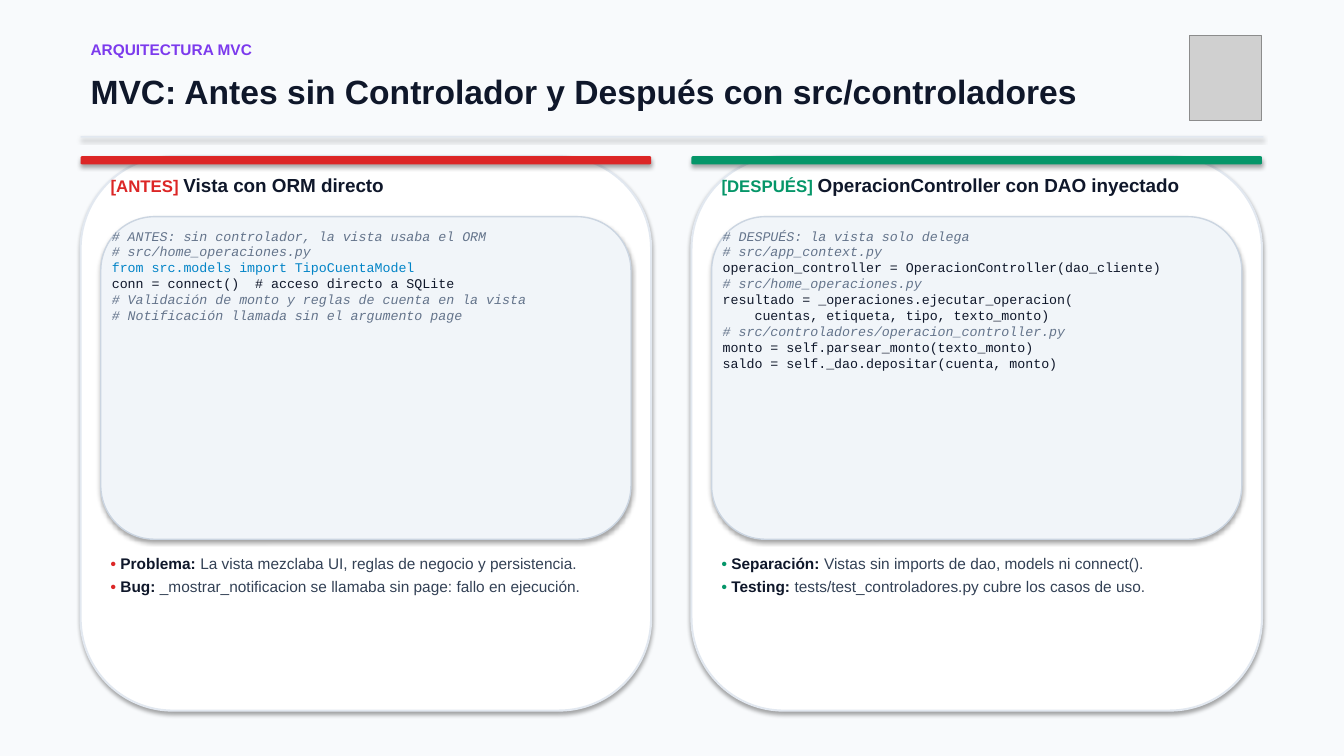
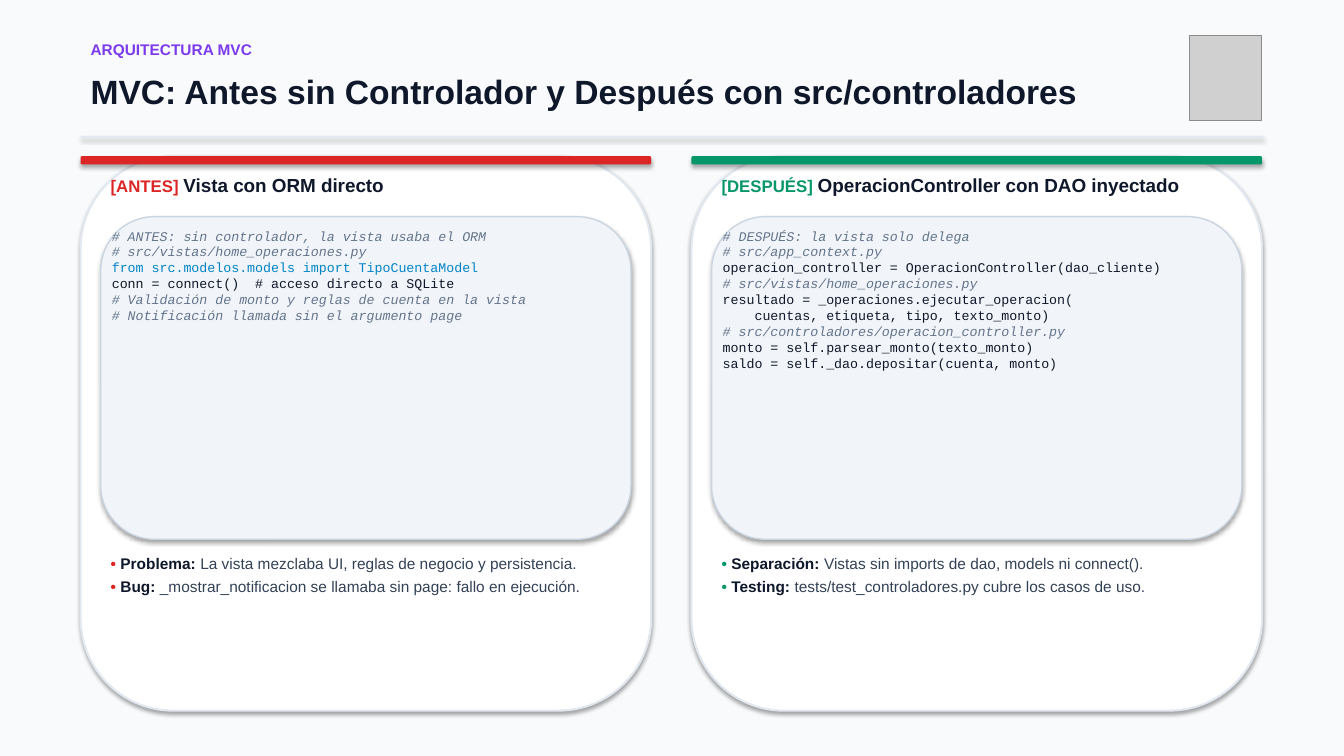
Before and after one commit to dzCazador/ITS-DevOps-RefactoringTesting-SistemaBancario, a slide deck: slide 15 of presentacion_sistema_bancario_actualizada.pptx. Drawn at 1344x756 pixels with LibreOffice and Linux fonts; fonts in the diff are those of the drawing; grey boxes stand for pictures. Boxes give left, top, right and bottom in pixels: in the first picture for what was removed or moved away, otherwise in the second. Text is boxed around its words. In the diff, an @@ line names an element or a change of style, - is before the commit and + after.

Commit message:
docs: update module paths to vistas and modelos
Update REFACTORIZACION.md, PRESENTACION.md, INTEGRACION_DAO.md and both presentations to the new src/vistas and src/modelos locations.

```diff
--- a/presentacion_sistema_bancario_actualizada.pptx
+++ b/presentacion_sistema_bancario_actualizada.pptx
@@ text at <box>112,247,478,275</box>: text changed @@
-# src/home_operaciones.py
-from src.models import TipoCuentaModel
+# src/vistas/home_operaciones.py
+from src.modelos.models import TipoCuentaModel
@@ text at <box>739,279,978,291</box>: text changed @@
-# src/home_operaciones.py
+# src/vistas/home_operaciones.py
```
Also in this commit, not shown: 4 other slides changed, 5 other files.
